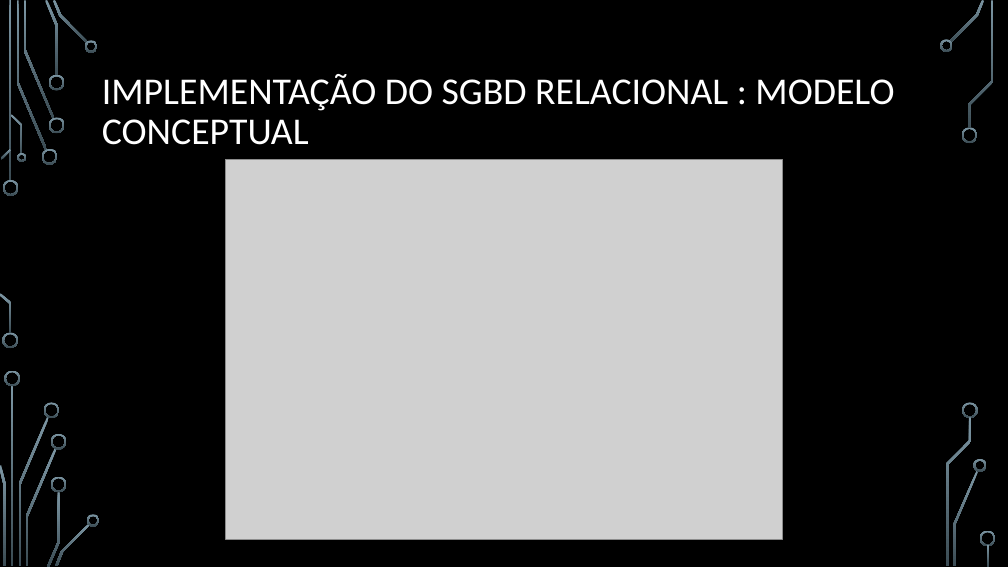
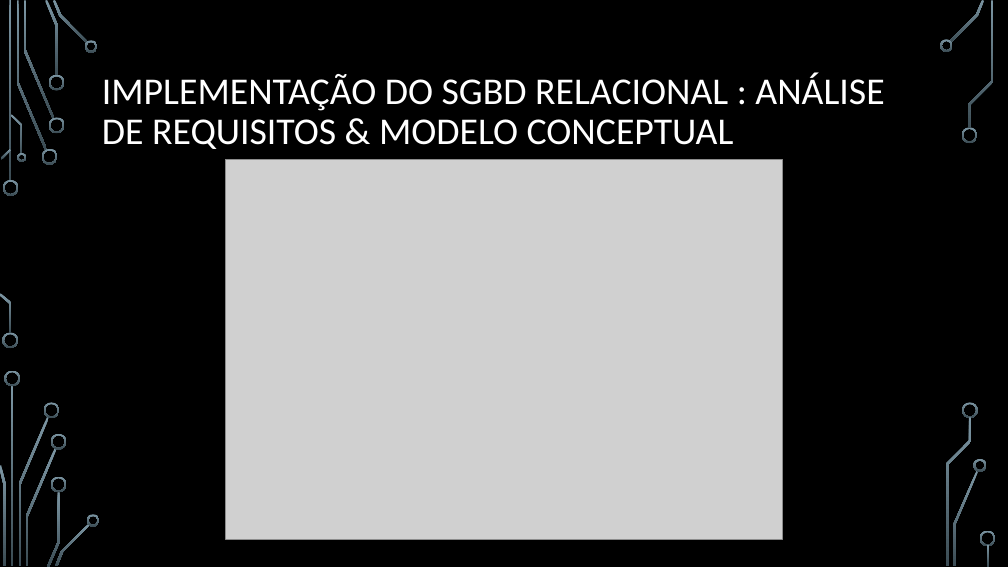
Before and after one commit to nelson31/BD1920, a slide deck: slide 5 of relatorio/Presentation/presentation.pptx (slide 6 before the commit). Drawn at 1008x567 pixels with LibreOffice and Linux fonts; fonts in the diff are those of the drawing; grey boxes stand for pictures; background and template pictures are left out. Boxes give left, top, right and bottom in pixels: in the first picture for what was removed or moved away, otherwise in the second. Text is boxed around its words. In the diff, an @@ line names an element or a change of style, - is before the commit and + after.

```diff
--- a/relatorio/Presentation/presentation.pptx
+++ b/relatorio/Presentation/presentation.pptx
@@ title at box(102, 72, 884, 149): text changed @@
-IMPLEMENTAÇÃO DO SGBD RELACIONAL : MODELO CONCEPTUAL
+IMPLEMENTAÇÃO DO SGBD RELACIONAL : ANÁLISE DE REQUISITOS & MODELO CONCEPTUAL
```
Also in this commit, not shown: 2 other slides changed, 1 slide removed.
